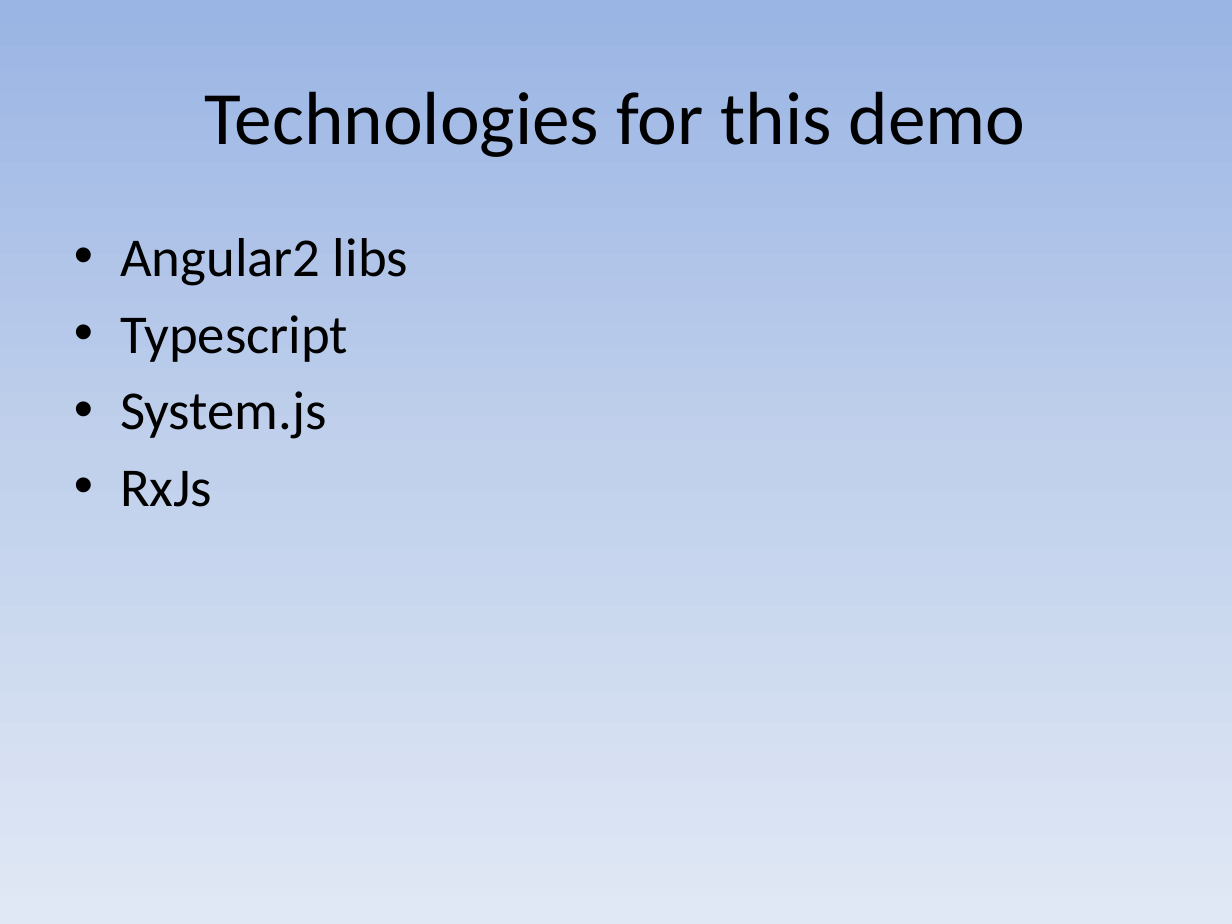
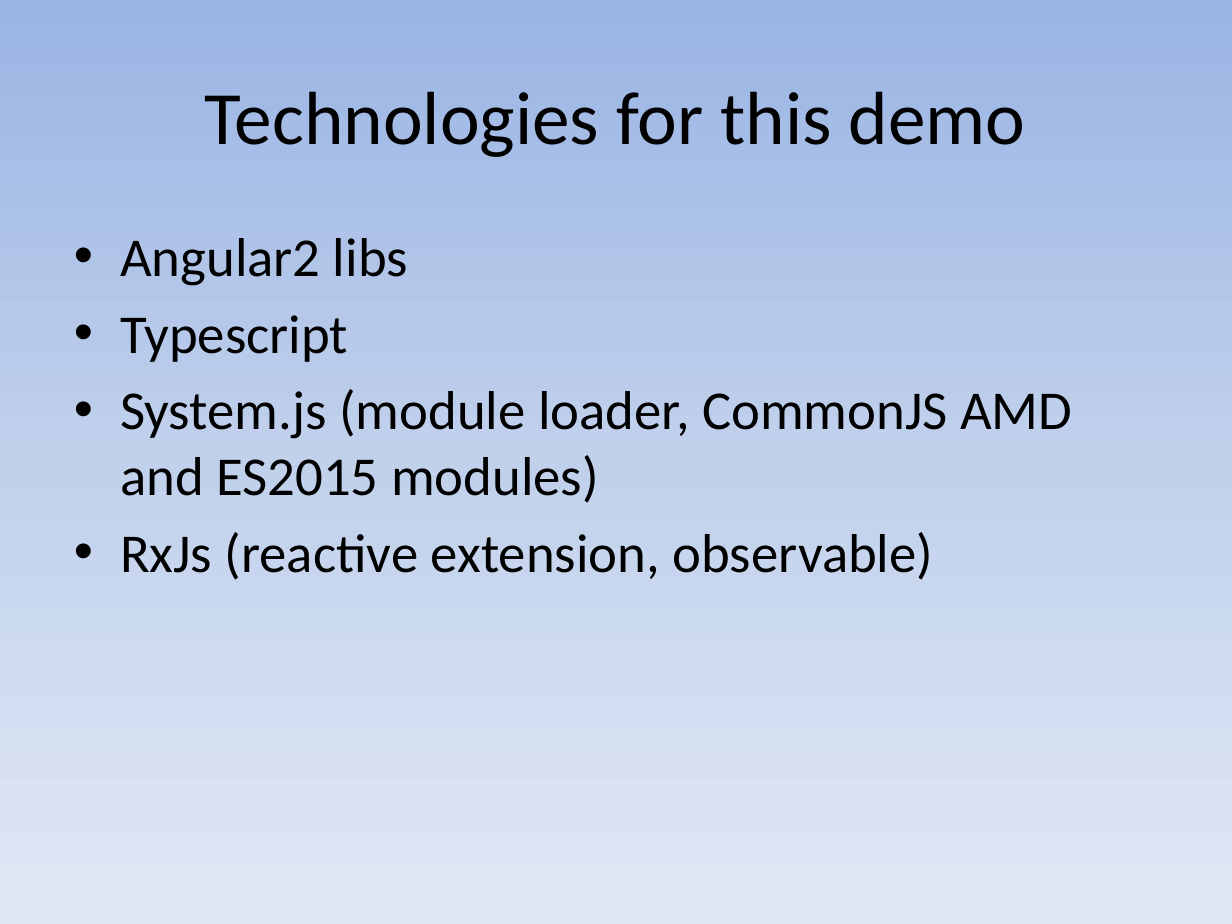
Before and after one commit to mayuanyang/HelloAngular2, a slide deck: slide 5 of angular2.pptx (slide 6 before the commit). Drawn at 1232x924 pixels with LibreOffice and Linux fonts; fonts in the diff are those of the drawing. Boxes give left, top, right and bottom in pixels: in the first picture for what was removed or moved away, otherwise in the second. Text is boxed around its words. In the diff, an @@ line names an element or a change of style, - is before the commit and + after.

Commit message:
Implement simple observable component

```diff
--- a/angular2.pptx
+++ b/angular2.pptx
@@ text at <box>120,389,1072,580</box>: text changed @@
-• System.js
-• RxJs
+• System.js (module loader, CommonJS AMD and ES2015 modules)
+• RxJs (reactive extension, observable)
```
Also in this commit, not shown: 1 other slide changed, 6 slides added, 12 other files.
